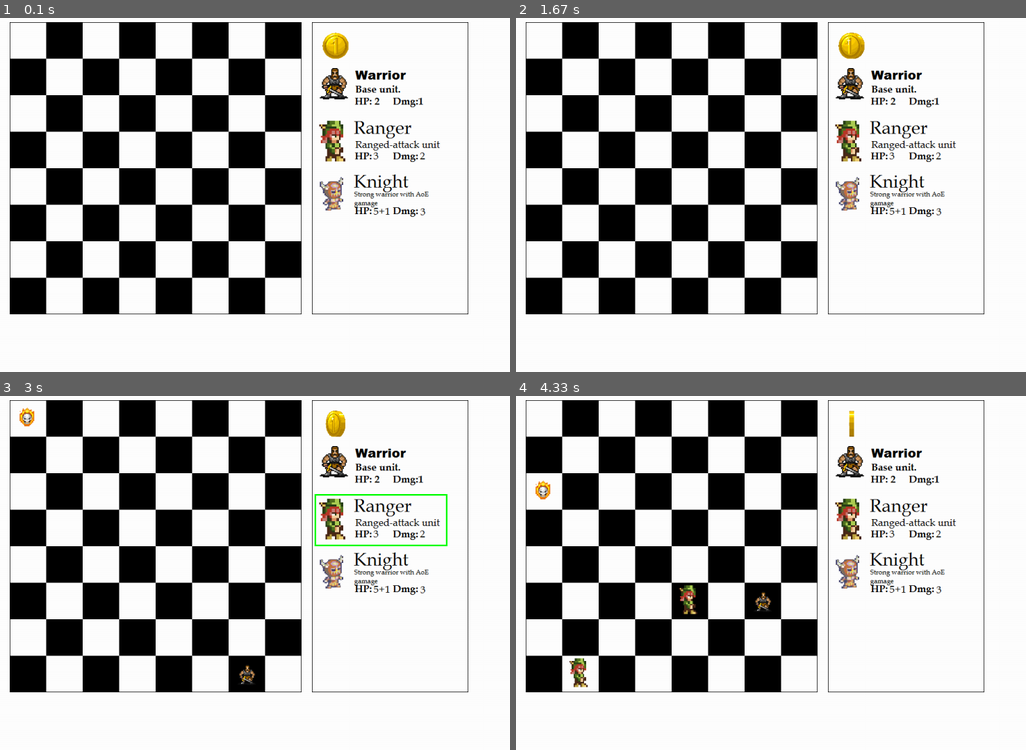
Above: before the commit, frames 1-4 (two rows, left to right).
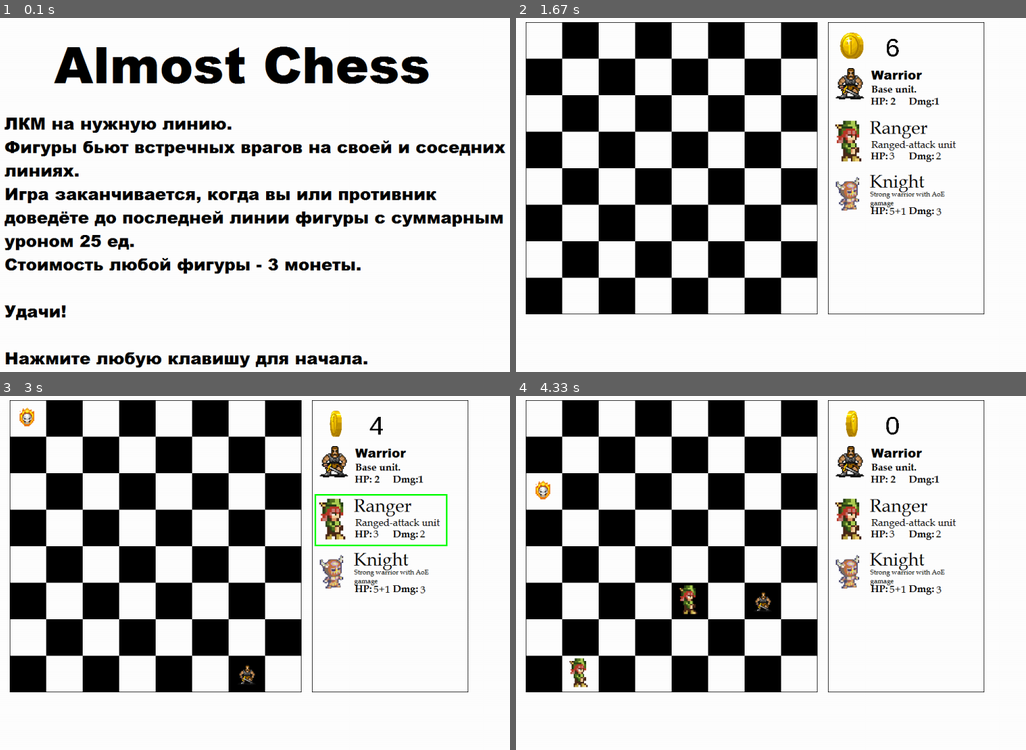
Above: after the commit, the same moments.

Repository: Lomaev/pyGameYandex
Game: pygame game, started from src/main.py
Two runs of this game, one before a commit and one after it. Both use one fixed random seed, a clock stepped at 60 frames per second and the inputs below.
Inputs (mouse positions are in pixels of both pictures, inside the frame that each line leads up to):
- Up to frame 1 (0.1 s): no input
- Up to frame 2 (1.67 s): tap Enter at 0.33 s; click (674, 166) at 0.72 s
- Up to frame 3 (3 s): click (377, 463) at 2.05 s; click (229, 675) at 2.38 s; click (377, 519) at 2.72 s
- Up to frame 4 (4.33 s): click (689, 480) at 3.05 s; click (939, 530) at 3.38 s; click (577, 512) at 4.22 s

The runs differ from the first frame. In frame 1, 34% of the frame differs, in the area x 0-100%, y 1-99%; in frame 2, 0.2%; in frame 3, 0.2%; in frame 4, 0.2%.

Commit message:
2.0. Start screen, game end, economic and Linux fix.

Diff:
--- /dev/null
+++ b/board_module.py
@@ -0,0 +1,77 @@
+import pygame
+
+
+class Board:
+    def __init__(self, cols, rows, cell_size, top, left):
+        self._cols = cols
+        self._rows = rows
+        self._cell_size = cell_size
+        self._top = top
+        self._left = left
+        self.board = [[None for __ in range(cols)] for _ in range(rows)]
+        self.enemy_HP = 25
+        self.player_HP = 25
+
+    def render(self, screen):
+        pygame.draw.rect(screen, pygame.Color('Black'),
+                         ((self._left, self._top),
+                          (self._cell_size * self._cols, self._cell_size * self._rows)), 1)
+        for i, row in enumerate(self.board):
+            for j, elem in enumerate(row):
+                self.render_cell(screen, elem, (i, j))
+
+    def render_cell(self, screen, cell, pos):
+        if (pos[0] + pos[1]) % 2 == 1:
+            pygame.draw.rect(screen, pygame.Color('Black'),
+                             ((self._left + self._cell_size * pos[1], self._top + self._cell_size * pos[0]),
+                              (self._cell_size, self._cell_size)))
+        if cell:
+            if cell.HP <= 0:
+                cell.kill()
+                self.board[pos[0]][pos[1]] = None
+            else:
+                cell.rect.x = self._left + pos[1] * self._cell_size
+                cell.rect.y = self._top + pos[0] * self._cell_size
+
+    def get_cell(self, left, top):
+        top_cell = (top - self._top) // self._cell_size
+        left_cell = (left - self._left) // self._cell_size
+        if 0 <= top_cell < self._cols and 0 <= left_cell < self._rows:
+            return top_cell, left_cell
+        else:
+            return None
+
+    def get_item(self, row, col):
+        if 0 < row < self._rows and 0 < col < self._cols:
+            return self.board[row][col]
+        else:
+            return None
+
+    def set_item(self, col, row, item):
+        self.board[row][col] = item
+
+    def click(self, left, top):
+        pos = self.get_cell(left, top)
+
+    def add_hero(self, hero, row, col):
+        if not self.board[row][col]:
+            self.board[row][col] = hero
+            return True
+        else:
+            hero.kill()
+            return False
+
+    def update_heroes(self):
+        old_board = [i.copy() for i in self.board]
+        for i, row in enumerate(old_board):
+            for j, elem in enumerate(row):
+                if elem:
+                    elem.move(self, i, j)
+
+    def check_winner(self):
+        if self.enemy_HP < 0:
+            return 'Player'
+        elif self.player_HP < 0:
+            return 'Bot'
+        else:
+            return False
--- a/src/coin_class.py
+++ b/src/coin_class.py
@@ -1,21 +1,6 @@
 import pygame
 import os
-
-
-def load_image(name, colorkey=None):
-    fullname = os.path.join('data', name)
-    try:
-        image = pygame.image.load(fullname)
-        image = image.convert_alpha()
-        if colorkey is not None:
-            if colorkey is -1:
-                colorkey = image.get_at((0, 0))
-            image.set_colorkey(colorkey)
-            image = image.convert_alpha()
-        return image
-    except pygame.error as message:
-        print('Cannot load image:', name)
-        raise SystemExit(message)
+from heroes_classes import load_image
 
 
 class Coin(pygame.sprite.Sprite):
@@ -31,7 +16,7 @@
         self.number += 1
         if self.number > 10:
             self.number = 1
-        coin_image = load_image('coin\Gold_' + str(self.number) + '.png', colorkey=-1)
+        coin_image = load_image(['coin', 'Gold_%i.png' % self.number], colorkey=-1)
         coin_image = pygame.transform.scale(coin_image,
                                             (round(coin_image.get_width() * (50 / coin_image.get_height())), 50))
         self.image = coin_image
--- a/src/heroes_classes.py
+++ b/src/heroes_classes.py
@@ -3,7 +3,10 @@
 
 
 def load_image(name, colorkey=None):
-    fullname = os.path.join('data', name)
+    if type(name) != str:
+        fullname = os.path.join('data', *name)
+    else:
+        fullname = os.path.join('data', name)
     try:
         image = pygame.image.load(fullname)
         image = image.convert_alpha()
@@ -35,6 +38,7 @@
         if self.side == 'player':
             if row == 0:
                 self.board.board[row][col] = None
+                self.board.enemy_HP -= self.dmg
                 self.kill()
             elif self.board.get_item(row - 1, col) and self.board.get_item(row - 1, col).side != 'player':
                 self.board.get_item(row - 1, col).hit(self.dmg)
@@ -54,6 +58,7 @@
         else:
             if row == 7:
                 self.board.board[row][col] = None
+                self.board.player_HP -= self.dmg
                 self.kill()
             elif self.board.get_item(row + 1, col) and self.board.get_item(row + 1, col).side == 'player':
                 self.board.get_item(row + 1, col).hit(self.dmg)
@@ -112,6 +117,7 @@
 
         if row == 0:
             self.board.board[row][col] = None
+            self.board.enemy_HP -= self.dmg
             self.kill()
         if self.board.get_item(row - 1, col) and self.board.get_item(row - 1, col).side != 'player':
             self.board.get_item(row - 1, col).hit(self.dmg)
@@ -158,6 +164,7 @@
 
         if row == 0:
             self.board.board[row][col] = None
+            self.board.enemy_HP -= self.dmg
             self.kill()
 
         for i in range(-1, 2):
--- a/src/main.py
+++ b/src/main.py
@@ -2,77 +2,15 @@
 import random
 from heroes_classes import *
 from coin_class import Coin
+from board_module import Board
 
-class Board:
-    def __init__(self, cols, rows, cell_size, top, left):
-        self._cols = cols
-        self._rows = rows
-        self._cell_size = cell_size
-        self._top = top
-        self._left = left
-        self.board = [[None for __ in range(cols)] for _ in range(rows)]
 
-    def render(self, screen):
-        pygame.draw.rect(screen, pygame.Color('Black'),
-                         ((self._left, self._top),
-                          (self._cell_size * self._cols, self._cell_size * self._rows)), 1)
-        for i, row in enumerate(self.board):
-            for j, elem in enumerate(row):
-                self.render_cell(screen, elem, (i, j))
-
-    def render_cell(self, screen, cell, pos):
-        if (pos[0] + pos[1]) % 2 == 1:
-            pygame.draw.rect(screen, pygame.Color('Black'),
-                             ((self._left + self._cell_size * pos[1], self._top + self._cell_size * pos[0]),
-                              (self._cell_size, self._cell_size)))
-        if cell:
-            if cell.HP <= 0:
-                cell.kill()
-                self.board[pos[0]][pos[1]] = None
-            else:
-                cell.rect.x = self._left + pos[1] * 70
-                cell.rect.y = self._top + pos[0] * 70
-
-    def get_cell(self, left, top):
-        top_cell = (top - self._top) // self._cell_size
-        left_cell = (left - self._left) // self._cell_size
-        if 0 <= top_cell < self._cols and 0 <= left_cell < self._rows:
-            return top_cell, left_cell
-        else:
-            return None
-
-    def get_item(self, row, col):
-        if 0 < row < self._rows and 0 < col < self._cols:
-            return self.board[row][col]
-        else:
-            return None
-
-    def set_item(self, col, row, item):
-        self.board[row][col] = item
-
-    def click(self, left, top):
-        pos = self.get_cell(left, top)
-
-    def add_hero(self, hero, row, col):
-        if not self.board[row][col]:
-            self.board[row][col] = hero
-            return True
-        else:
-            hero.kill()
-            return False
-
-    def update_heroes(self):
-        old_board = [i.copy() for i in self.board]
-        for i, row in enumerate(old_board):
-            for j, elem in enumerate(row):
-                if elem:
-                    elem.move(self, i, j)
-
-def draw_UI(screen, hero_to_place):
+def draw_UI(screen, hero_to_place, moneys):
     screen.fill(pygame.Color('White'))
     board.render(screen)
     pygame.draw.rect(screen, pygame.Color('Black'), ((700, 80), (300, 560)), 1)
     hero_choice_sprites.draw(screen)
+    screen.blit(coin_font.render(str(moneys), False, (0, 0, 0)), (810, 100))
 
     if hero_to_place == 'warrior':
         pygame.draw.rect(screen, pygame.Color('Green'), ((705, 155), (255, 100)), 3)
@@ -83,6 +21,9 @@
 
 
 pygame.init()
+pygame.font.init()
+coin_font = pygame.font.SysFont('Arial', 50)
+winner_font = pygame.font.SysFont('Arial', 100)
 
 screen = pygame.display.set_mode((1200, 800))
 
@@ -91,15 +32,17 @@
 board = Board(8, 8, 70, 80, 120)
 board.render(screen)
 
+# Timers for events.
 clock = pygame.time.Clock()
-
 move_time = 0
 coin_animation_time = 0
 summon_time = -500
 
+# Sprites.
 all_heroes = pygame.sprite.Group()
-coins_sprites = pygame.sprite.Group()
-coin = Coin(coins_sprites, 720, 100)
+coin_sprite = pygame.sprite.Group()
+coin = Coin(coin_sprite, 720, 100)
+
 
 hero_choice_sprites = pygame.sprite.Group()
 warrior_choice = WarriorChoice(hero_choice_sprites)
@@ -114,11 +57,22 @@
 
 hero_to_place = None
 heroes_be_name = {
-    'warrior' : Warrior,
-    'ranger' : Ranger,
-    'knight' : Knight
+    'warrior': Warrior,
+    'ranger': Ranger,
+    'knight': Knight
 }
 
+# Money as in-game economic.
+moneys = 5
+
+# Start screen.
+screen.blit(pygame.image.load(os.path.join('data', 'start.png')), (0, 0))
+pygame.display.flip()
+ev = pygame.event.wait()
+while ev.type != pygame.KEYDOWN:
+    ev = pygame.event.wait()
+
+# Game cycle.
 while True:
     events = pygame.event.get()
     for event in events:
@@ -132,20 +86,22 @@
                 hero_to_place = 'ranger'
             if knight_choice.rect.collidepoint(m_pos):
                 hero_to_place = 'knight'
-            if 120 < m_pos[0] < 680 and 80 < m_pos[1] < 640 and hero_to_place:
+            if 120 < m_pos[0] < 680 and 80 < m_pos[1] < 640 and hero_to_place and moneys >= 3:
                 if board.add_hero(heroes_be_name[hero_to_place](all_heroes, board), 7, (m_pos[0] - 120) // 70):
+                    moneys -= 3
                     hero_to_place = None
 
-    draw_UI(screen, hero_to_place)
+    draw_UI(screen, hero_to_place, moneys)
     all_heroes.draw(screen)
-    coins_sprites.draw(screen)
+    coin_sprite.draw(screen)
 
     if move_time > 1000:
+        moneys += 1
         board.update_heroes()
         move_time = 0
 
     if coin_animation_time > 150:
-        coins_sprites.update()
+        coin_sprite.update()
         coin_animation_time = 0
 
     if summon_time > 2000:
@@ -162,6 +118,18 @@
     coin_animation_time += t
     summon_time += t
 
+    if board.check_winner():
+        screen.fill(pygame.Color('White'))
+        screen.blit(winner_font.render(board.check_winner() + ' wins!', False, (0, 0, 0)), (200, 100))
+        screen.blit(winner_font.render('Press any key to exit.', False, (0, 0, 0)), (200, 500))
+        pygame.display.flip()
+        ev = pygame.event.wait()
+        while ev.type != pygame.KEYDOWN:
+            ev = pygame.event.wait()
+        break
+
     pygame.display.flip()
 
+
+
 pygame.quit()
Binary file added: src/data/start.png
